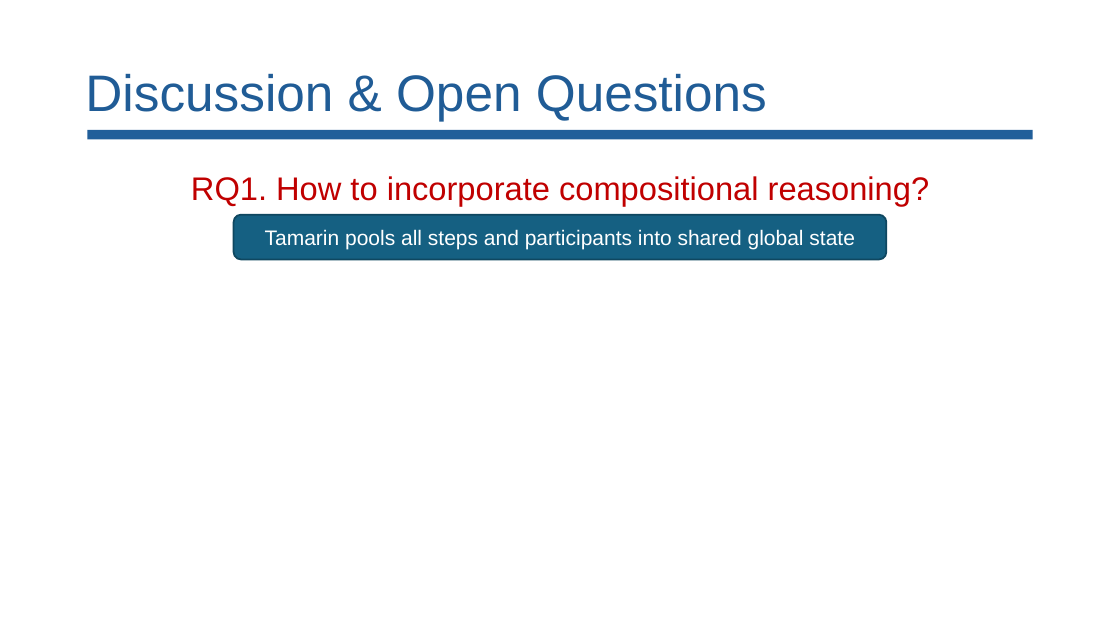
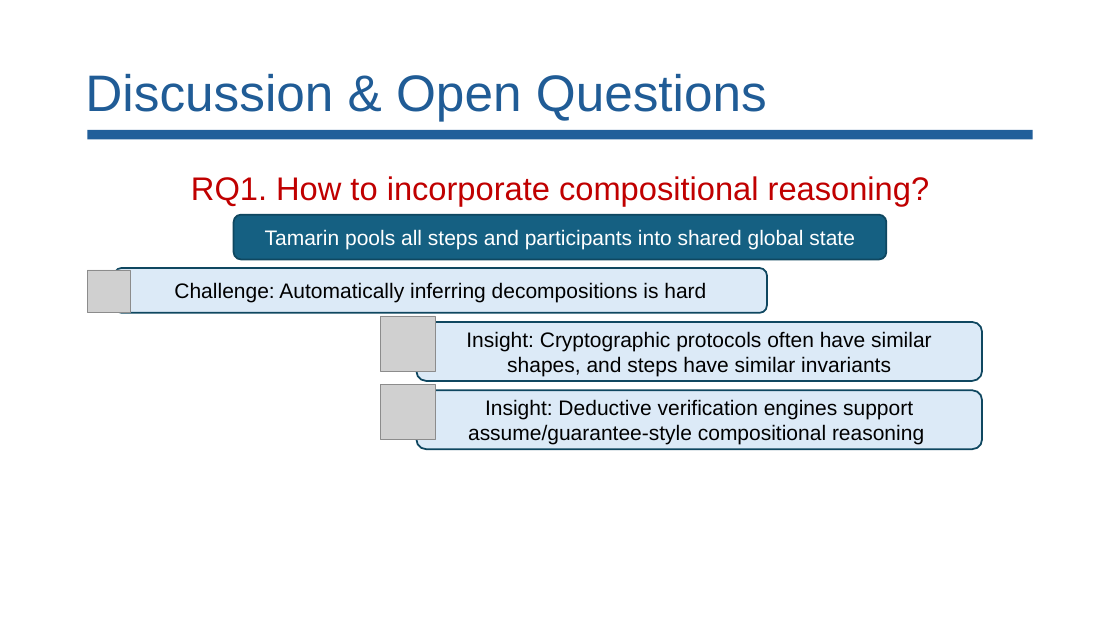
Before and after one commit to lorchrob/comp_slides, a slide deck: slide 106 of comp.pptx (slide 100 before the commit). Drawn at 1120x630 pixels with LibreOffice and Linux fonts; fonts in the diff are those of the drawing; grey boxes stand for pictures. Boxes give left, top, right and bottom in pixels: in the first picture for what was removed or moved away, otherwise in the second. Text is boxed around its words. In the diff, an @@ line names an element or a change of style, - is before the commit and + after.

```diff
--- a/comp.pptx
+++ b/comp.pptx
@@ rounded rectangle added at (114, 268, 767, 313), fill #DCEAF7, outline #104760 1.5 pt, 18 pt, text #000000 @@
+Challenge: Automatically inferring decompositions is hard
@@ picture added at (87, 270, 130, 313) @@
@@ picture added at (380, 316, 435, 371) @@
@@ rounded rectangle added at (417, 322, 982, 381), fill #DCEAF7, outline #104760 1.5 pt, 18 pt, text #000000 @@
+Insight: Cryptographic protocols often have similar shapes, and steps have similar invariants
@@ picture added at (380, 384, 435, 439) @@
@@ rounded rectangle added at (417, 391, 982, 450), fill #DCEAF7, outline #104760 1.5 pt, 18 pt, text #000000 @@
+Insight: Deductive verification engines support assume/guarantee-style compositional reasoning
```
Also in this commit, not shown: 36 other slides changed, 6 slides added.
